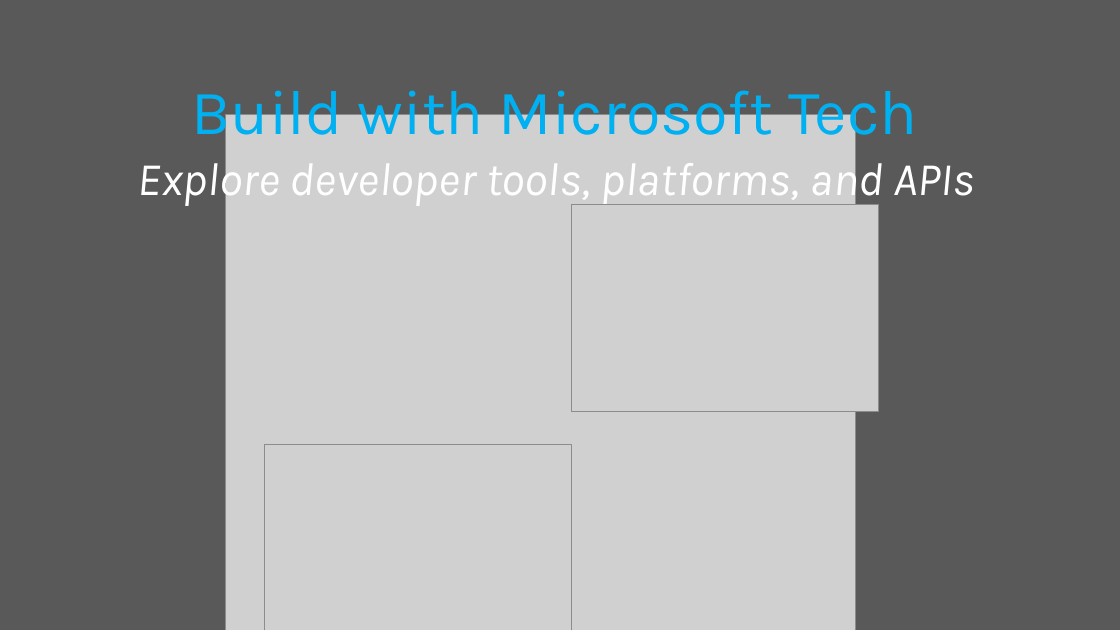
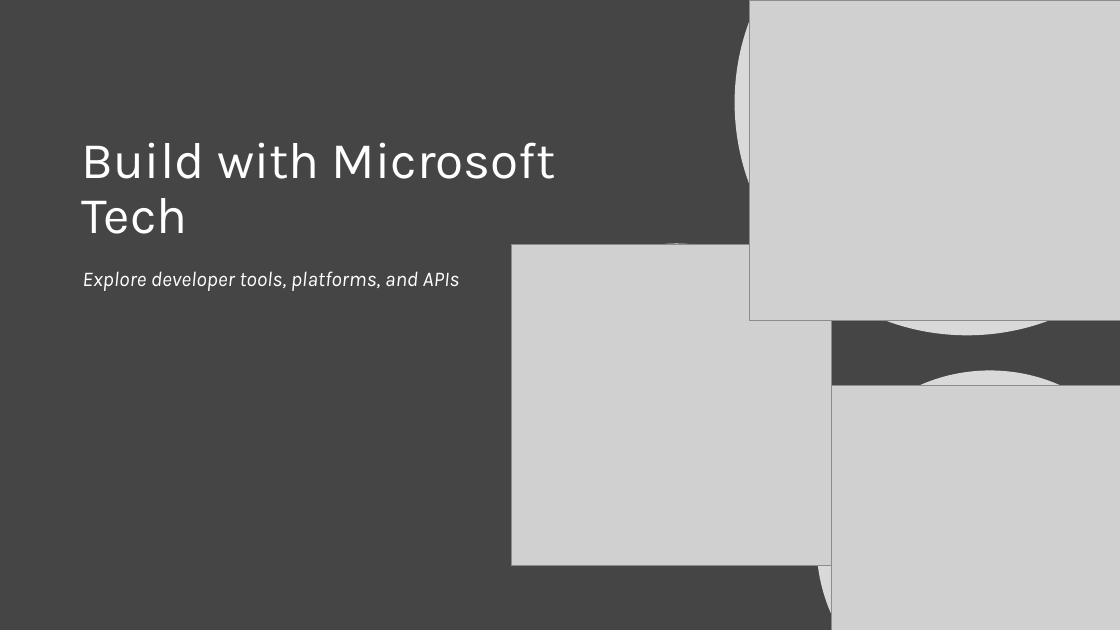
Before and after one commit to scottaddie/slide-decks, a slide deck: slide 9 of Tour de .NET Core CLI.pptx. Drawn at 1120x630 pixels with LibreOffice and Linux fonts; fonts in the diff are those of the drawing; grey boxes stand for pictures. Boxes give left, top, right and bottom in pixels: in the first picture for what was removed or moved away, otherwise in the second. Text is boxed around its words. In the diff, an @@ line names an element or a change of style, - is before the commit and + after.

Commit message:
Design changes

```diff
--- a/Tour de .NET Core CLI.pptx
+++ b/Tour de .NET Core CLI.pptx
@@ background #595959 to #454545 @@
@@ freeform shape added at (735, 0, 1120, 335), fill #FFFFFF at 80% opacity @@
@@ picture: place and size @@
-picture at (265, 444, 572, 630)
+picture at (749, 0, 1120, 320)
@@ title "Build with Microsoft Tech": place and size @@
-title "Build with Microsoft Tech" at (192, 78, 918, 150)
+title "Build with Microsoft Tech" at (82, 142, 556, 234)
@@ title "Build with Microsoft Tech" at (82, 142, 556, 234): size 54 to 44 pt, text colour #00B0F0 to #FFFFFF; alignment centre to left @@
@@ text "Explore developer tools, platforms, and ...": place and size @@
-text "Explore developer tools, platforms, and ..." at (138, 153, 974, 206)
+text "Explore developer tools, platforms, and ..." at (82, 271, 460, 291)
@@ text "Explore developer tools, platforms, and ..." at (82, 271, 460, 291): size 40 to 18 pt; alignment centre to left @@
@@ picture: place and size @@
-picture at (226, 114, 856, 630)
+picture at (512, 245, 832, 565)
@@ ellipse added at (534, 244, 820, 530), fill #FFFFFF at 80% opacity @@
@@ freeform shape added at (817, 371, 1120, 630), fill #FFFFFF at 80% opacity @@
@@ picture: place and size @@
-picture at (571, 204, 879, 412)
+picture at (832, 386, 1120, 630)
```
Also in this commit, not shown: 7 other slides changed.
